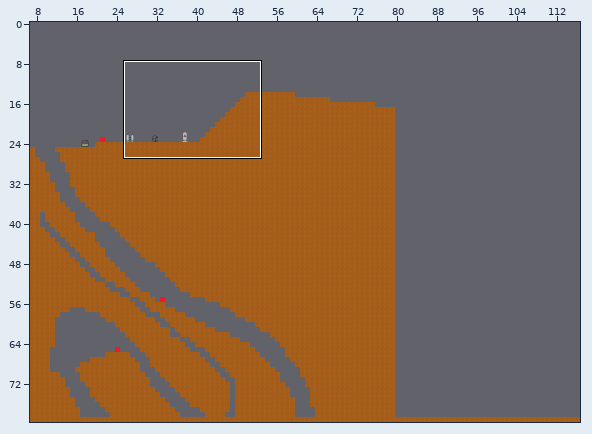
Tiled map: static/maps/world.tmx. Above, an overview of the earlier version with the close-up marked.
Close-up. Earlier state:
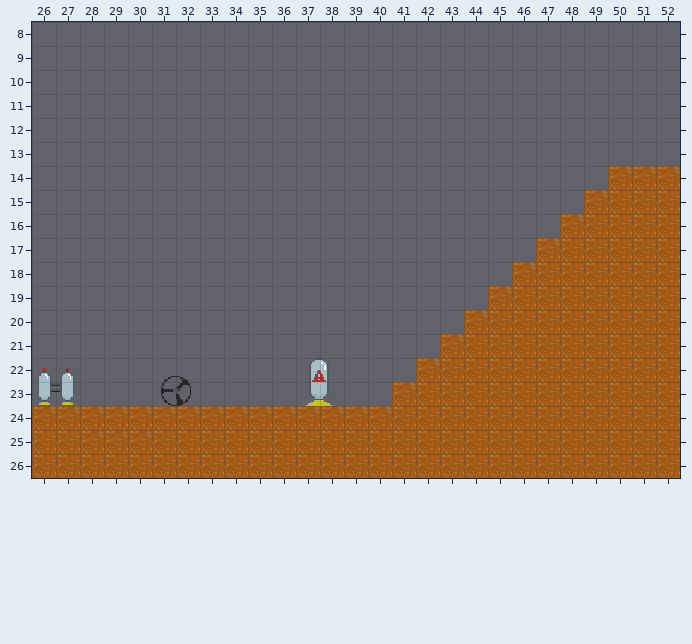
Cells are 16x16 px. Shown: x 26..52, y 8..26. The commit also changed other parts of the map, which this record leaves out.
The result:
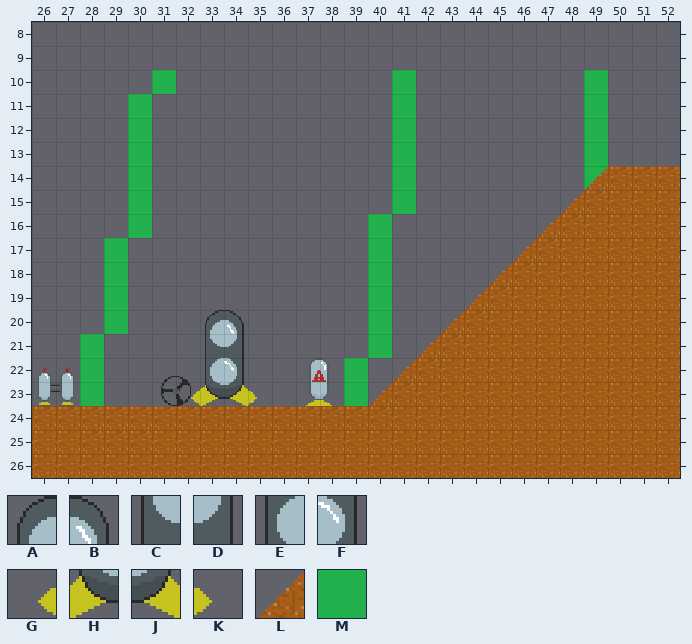
Key: from "huge_tiles": A 19, B 20, C 27, D 28, E 35, F 36, G 42, H 43, J 44, K 45; from "tiles": L 4, M 10.
_ is an empty cell.
Tiles of an added or newly shown layer are drawn over the layers below it.
The edit:
Layer "background" (now shown):
y 10: x 31 _ -> M; x 41 _ -> M; x 49 _ -> M
y 11..14: x 30 _ -> M; x 41 _ -> M; x 49 _ -> M
y 15: x 30 _ -> M; x 41 _ -> M
y 16: x 30 _ -> M; x 40 _ -> M
y 17..20: x 29 _ -> M; x 40 _ -> M
y 21: x 28 _ -> M; x 40 _ -> M
y 22..23: x 28 _ -> M; x 39 _ -> M
Layer "background_2" (now shown):
y 20: x 33..34 __ -> AB
y 21: x 33..34 __ -> CD
y 22: x 33..34 __ -> EF
y 23: x 32..35 ____ -> GHJK
Layer "foreground" (now shown):
y 14: x 49 _ -> L
y 15: x 48 _ -> L
y 16: x 47 _ -> L
y 17: x 46 _ -> L
y 18: x 45 _ -> L
y 19: x 44 _ -> L
y 20: x 43 _ -> L
y 21: x 42 _ -> L
y 22: x 41 _ -> L
y 23: x 40 _ -> L
Boxes around the changes in both close-ups, in picture pixels (x1, y1, x2, y2):
added: (80, 70, 176, 406)
added: (344, 70, 608, 406)
added: (191, 310, 257, 406)
